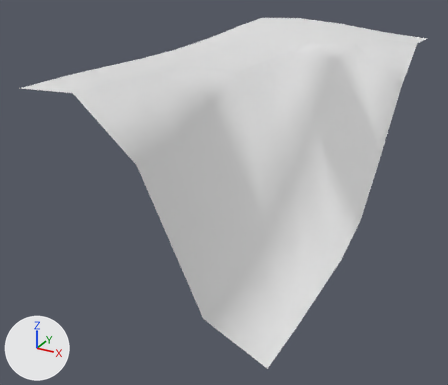
Two versions of the OBJ model models/areas/ruins/rot_-2_-1.obj, one commit apart.
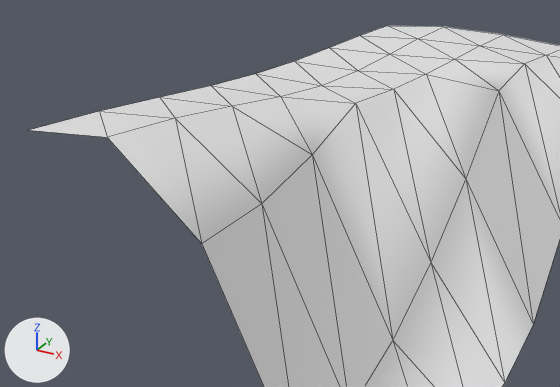
Each version is shown whole from a camera (50 mm lens) standing at (-13.13, -15.54, 13.65) and looking at (-26.2, 8.22, 1.77), then close up on the part from 0% to 85% of the width and 0% to 68% of the height. Every picture has the same lights, and +X, +Y and +Z are marked at lower left. The last two pictures show the newer version. The close-ups show mesh edges as thin lines. Where no turn or scale is listed for an object, it has been applied to the vertices. Vertices at exactly the same position are counted once.

The first close-up shows 'rot_-2_-1'.
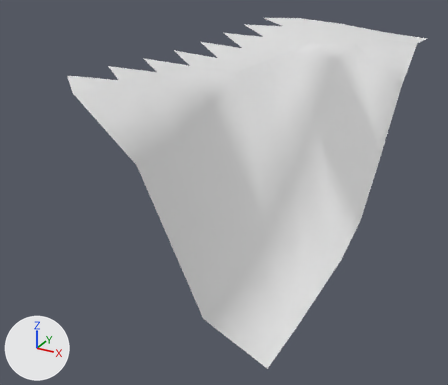
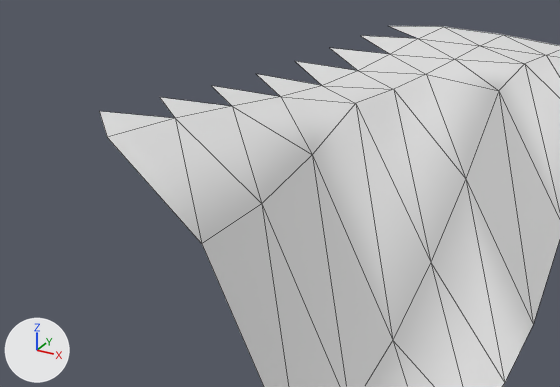
What differs and where, as boxes [x1, y1, x2, y2] in the close-ups (560 x 387 px):
```json
{"object": "rot_-2_-1", "change": "reshaped", "before": [31, 26, 560, 387], "after": [99, 26, 560, 387]}
{"part": 1, "of": "me_rot__2__1", "change": "deleted", "before": [31, 26, 416, 137]}
```

Scene script edits in JSON lines:
```json
{"block": "me_rot__2__1", "where": "# used by ob_rot__2__1; location = (0.0, 0.0, 0.0)"}
{"block": "me_rot__2__1", "where": "# verts and faces of me_rot__2__1; kept vertices keep their numbers, new ones are numbered from 45"}
{"block": "me_rot__2__1", "where": "# before: 0 (-30.0, 20.0, 8.2) at pixel (387, 25), 1 (-30.0, 17.5, 8.1) at pixel (360, 35), 2 (-27.5, 17.5, 8.2) at pixel (418, 38), 10 (-30.0, 15.0, 8.0) at pixel (329, 47), 11 (-27.5, 15.0, 7.9) at pixel (390, 54)"}
{"block": "me_rot__2__1", "where": "# before: 15 (-30.0, 12.5, 7.9) at pixel (294, 61), 16 (-27.5, 12.5, 7.8) at pixel (358, 70), 20 (-30.0, 10.0, 7.8) at pixel (255, 73), 21 (-27.5, 10.0, 7.7) at pixel (322, 85), 25 (-30.0, 7.5, 7.9) at pixel (211, 85)"}
{"block": "me_rot__2__1", "where": "# before: 26 (-27.5, 7.5, 7.8) at pixel (280, 96), 30 (-30.0, 5.0, 8.0) at pixel (159, 97), 31 (-27.5, 5.0, 8.0) at pixel (232, 106), 35 (-30.0, 2.5, 8.1) at pixel (99, 111), 36 (-27.5, 2.5, 8.2) at pixel (175, 118)"}
{"block": "me_rot__2__1", "where": "# before: 40 (-30.0, 0.0, 8.2), 41 (-27.5, 0.0, 8.3) at pixel (107, 137)"}
{"op": "remove", "block": "me_rot__2__1", "code": "me_rot__2__1.from_pydata(...)  # 45 vertices, 64 faces; spans x -30.0..-20.0, y 0.0..20.0, z -0.3..8.3"}
{"op": "add", "block": "me_rot__2__1", "code": "me_rot__2__1.from_pydata(...)  # 44 vertices, 56 faces; spans x -30.0..-20.0, y 0.0..20.0, z -0.3..8.3"}
{"block": "me_rot__2__1", "change": "me_rot__2__1 part 1"}
{"op": "add", "block": "me_rot__2__1", "code": "delete_vertices([40])  # with the faces that use them"}
{"op": "add", "block": "me_rot__2__1", "code": "delete_faces([(0, 1, 2), (1, 10, 11), (10, 15, 16), (15, 20, 21), (20, 25, 26), (25, 30, 31)])"}
{"op": "add", "block": "me_rot__2__1", "code": "delete_faces([(30, 35, 36)])"}
```
